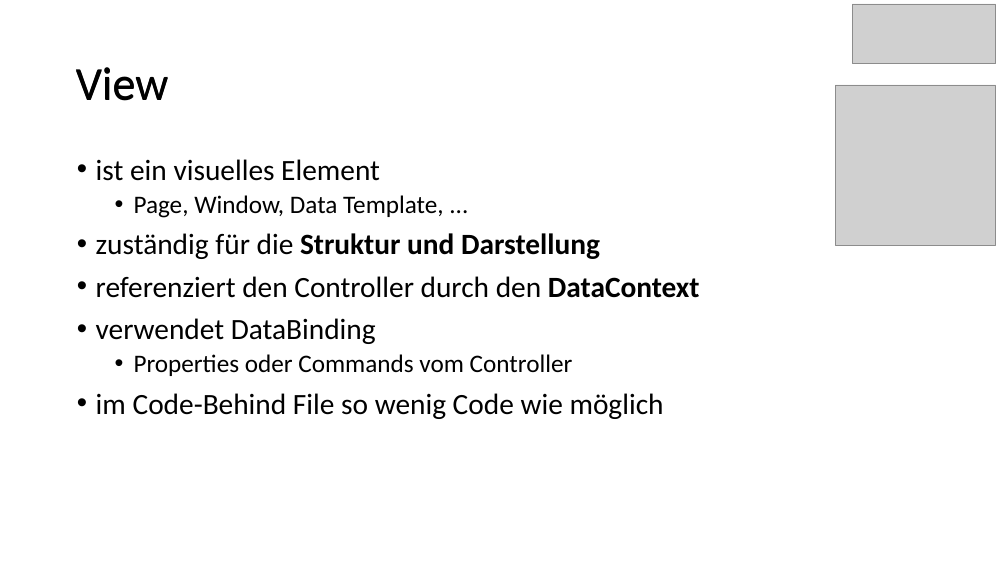
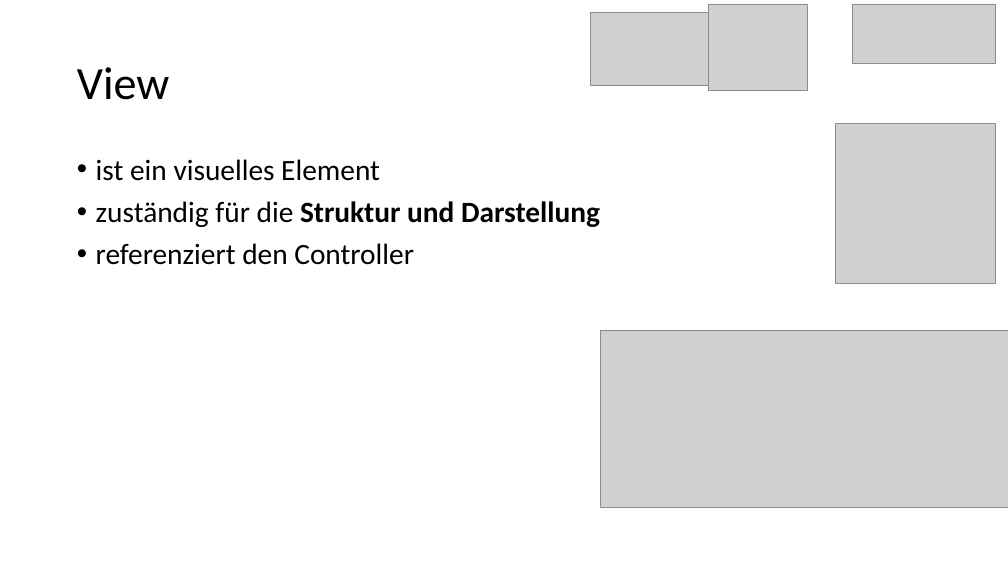
Before and after one commit to brandart/mvc_presentation, a slide deck: slide 12 of doc/Brandstetter_MVC_02.pptx (slide 5 before the commit). Drawn at 1008x567 pixels with LibreOffice and Linux fonts; fonts in the diff are those of the drawing; grey boxes stand for pictures; background and template pictures are left out. Boxes give left, top, right and bottom in pixels: in the first picture for what was removed or moved away, otherwise in the second. Text is boxed around its words. In the diff, an @@ line names an element or a change of style, - is before the commit and + after.

```diff
--- a/doc/Brandstetter_MVC_02.pptx
+++ b/doc/Brandstetter_MVC_02.pptx
@@ picture added at [590,13,708,85] @@
@@ picture added at [709,4,808,91] @@
@@ title "View" rewrapped from [68,30,938,140] to [77,67,170,100] @@
@@ text removed at [76,67,169,101] @@
-View
@@ picture: place and size @@
-picture at [836,85,996,245]
+picture at [836,123,996,284]
@@ text at [134,195,444,218]: paragraph removed @@
-  • Page, Window, Data Template, ...
@@ text at [96,243,414,265]: text changed @@
-• referenziert den Controller durch den DataContext
-• verwendet DataBinding
-  • Properties oder Commands vom Controller
-• im Code-Behind File so wenig Code wie möglich
+• referenziert den Controller
@@ picture added at [601,331,1008,507] @@
```
Also in this commit, not shown: 6 other slides changed, 9 slides added, 4 slides removed, 7 other files.
